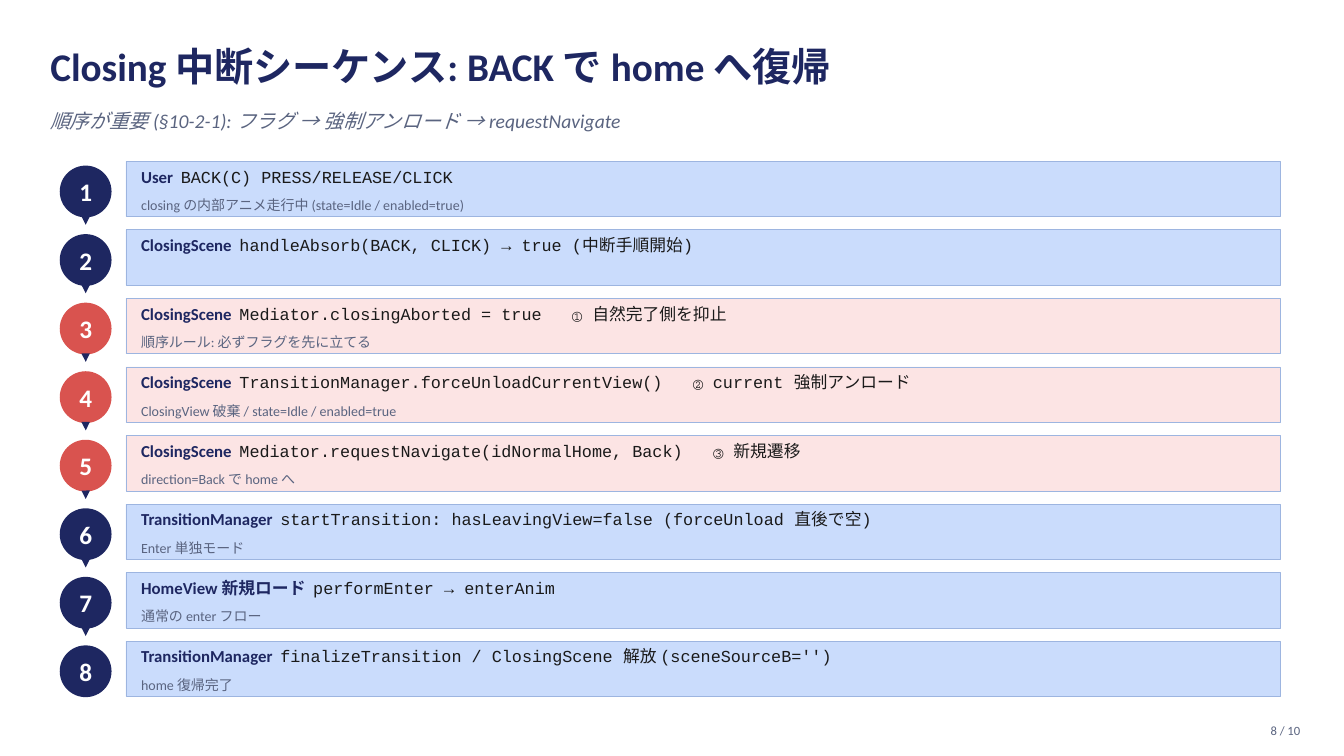
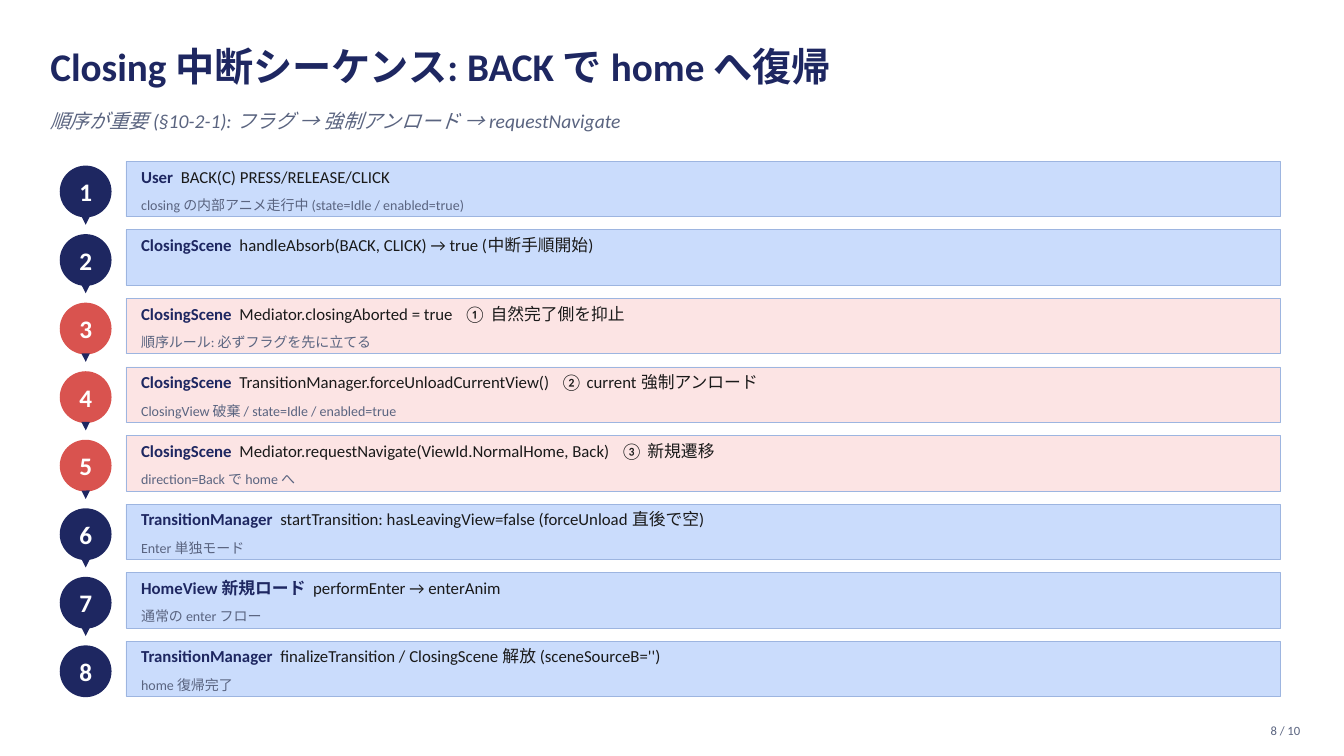
Before and after one commit to yuya-kadono/qul-loader-navigation-poc, a slide deck: slide 8 of docs/flows.pptx. Drawn at 1344x756 pixels with LibreOffice and Linux fonts; fonts in the diff are those of the drawing. Boxes give left, top, right and bottom in pixels: in the first picture for what was removed or moved away, otherwise in the second. Text is boxed around its words. In the diff, an @@ line names an element or a change of style, - is before the commit and + after.

```diff
--- a/docs/flows.pptx
+++ b/docs/flows.pptx
@@ text "User BACK(C) PRESS/RELEASE/CLICK" at bbox=[141, 171, 390, 185]: font Courier New to Calibri in "BACK(C) PRESS/RELEASE/CLICK" @@
@@ text "ClosingScene handleAbsorb(BACK, CLICK) → true ..." at bbox=[141, 238, 593, 254]: font Courier New to Calibri in "handleAbsorb(BACK, CLICK) → true (中断手順開始)" @@
@@ text "ClosingScene Mediator.closingAborted = true ① ..." at bbox=[141, 306, 625, 323]: font Courier New to Calibri in "Mediator.closingAborted = true ① 自然完了側を抑止" @@
@@ text "ClosingScene TransitionManager.forceUnloadCurrentView() ② cu ..." at bbox=[141, 374, 758, 391]: font Courier New to Calibri in "TransitionManager.forceUnloadCurrentView() ② current 強制アンロード" @@
@@ text at bbox=[141, 443, 714, 460]: text changed; font Courier New to Calibri @@
-ClosingScene Mediator.requestNavigate(idNormalHome, Back) ③ 新規遷移
+ClosingScene Mediator.requestNavigate(ViewId.NormalHome, Back) ③ 新規遷移
@@ text "TransitionManager startTransition: hasLeavingView=false (for ..." at bbox=[141, 511, 704, 528]: font Courier New to Calibri in "startTransition: hasLeavingView=false (forceUnload 直後で空)" @@
@@ text "HomeView 新規ロード performEnter → enterAnim" at bbox=[141, 580, 500, 597]: font Courier New to Calibri in "performEnter → enterAnim" @@
@@ text "TransitionManager finalizeTransition / ClosingScene 解放 ..." at bbox=[141, 648, 661, 665]: font Courier New to Calibri in "finalizeTransition / ClosingScene 解放 (sceneSourceB='')" @@
```
Also in this commit, not shown: 8 other slides changed, 31 other files.
